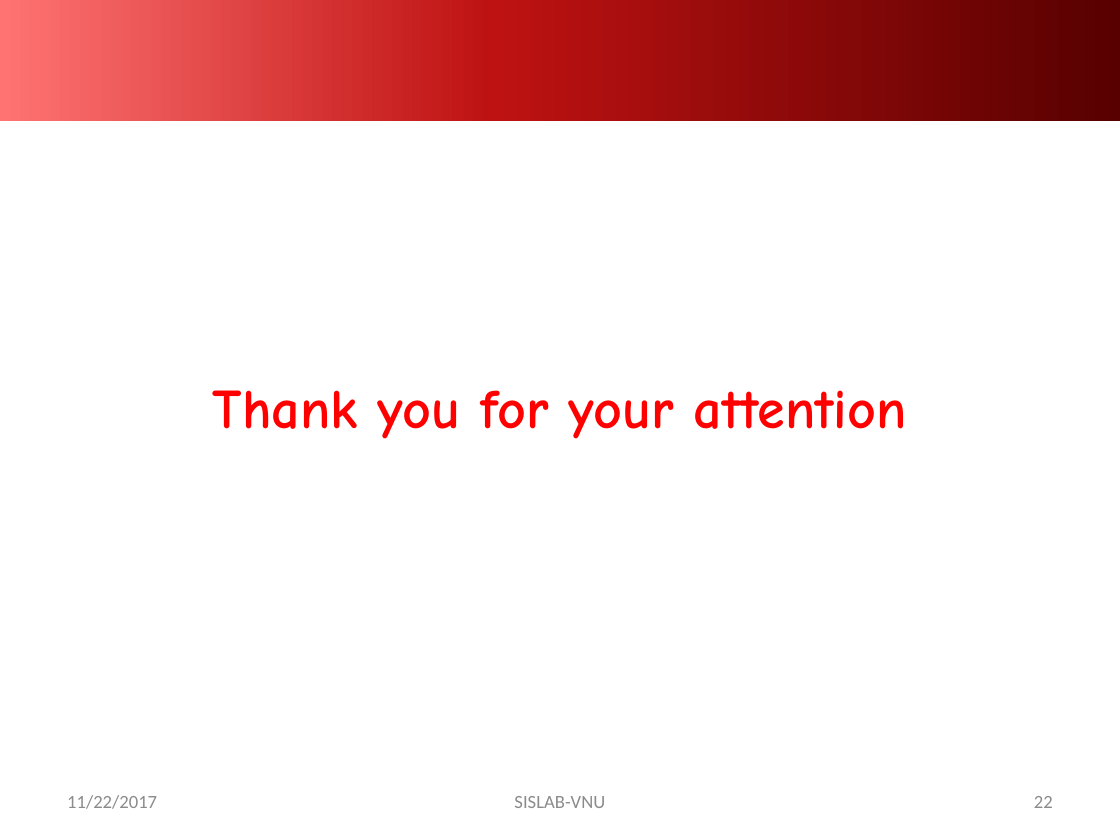
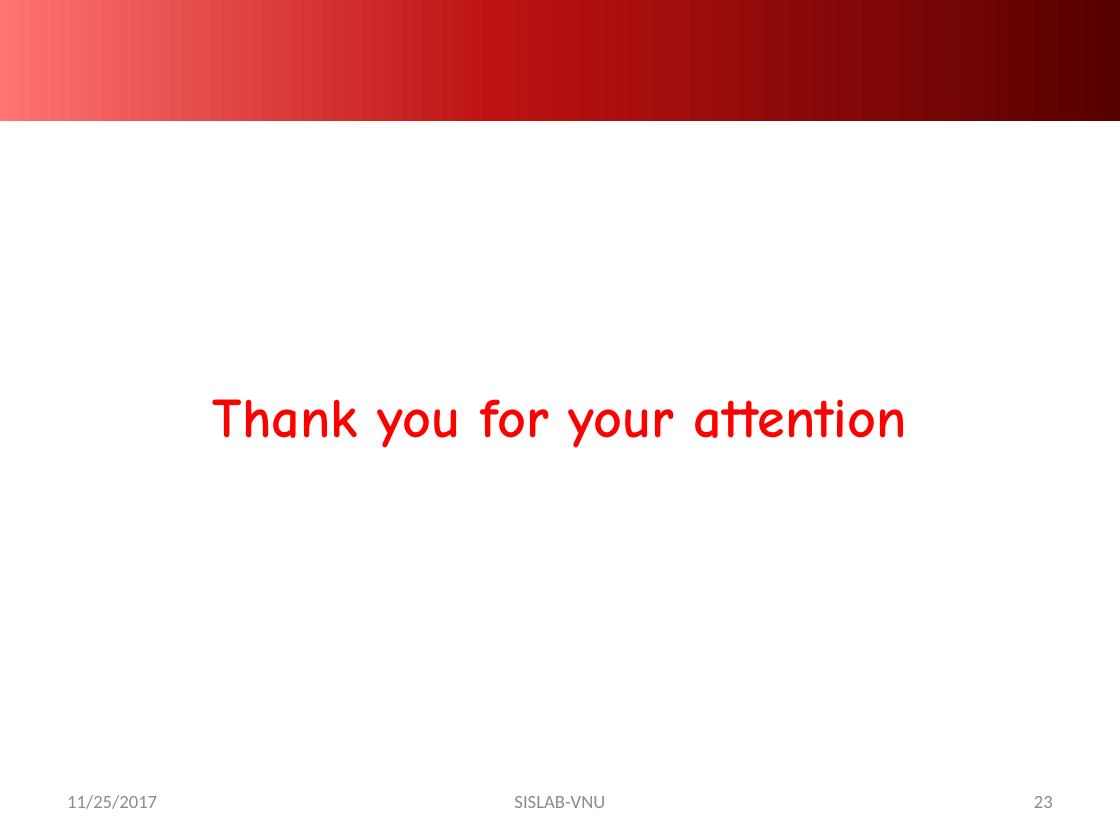
Before and after one commit to Heroh396/heroh396.github.io, a slide deck: slide 23 of imgs/hog.pptx (slide 22 before the commit). Drawn at 1120x840 pixels with LibreOffice and Linux fonts; fonts in the diff are those of the drawing; background and template pictures are left out. Boxes give left, top, right and bottom in pixels: in the first picture for what was removed or moved away, otherwise in the second. Text is boxed around its words. In the diff, an @@ line names an element or a change of style, - is before the commit and + after.

```diff
--- a/imgs/hog.pptx
+++ b/imgs/hog.pptx
@@ text "Thank you for your attention": place and size @@
-text "Thank you for your attention" at box(213, 390, 907, 439)
+text "Thank you for your attention" at box(213, 399, 907, 448)
@@ text at box(67, 795, 157, 809): text changed @@
-11/22/2017
+11/25/2017
@@ page number at box(1034, 796, 1053, 808): text changed @@
-22
+23
```
Also in this commit, not shown: 12 other slides changed, 11 slides added, 15 slides removed.
